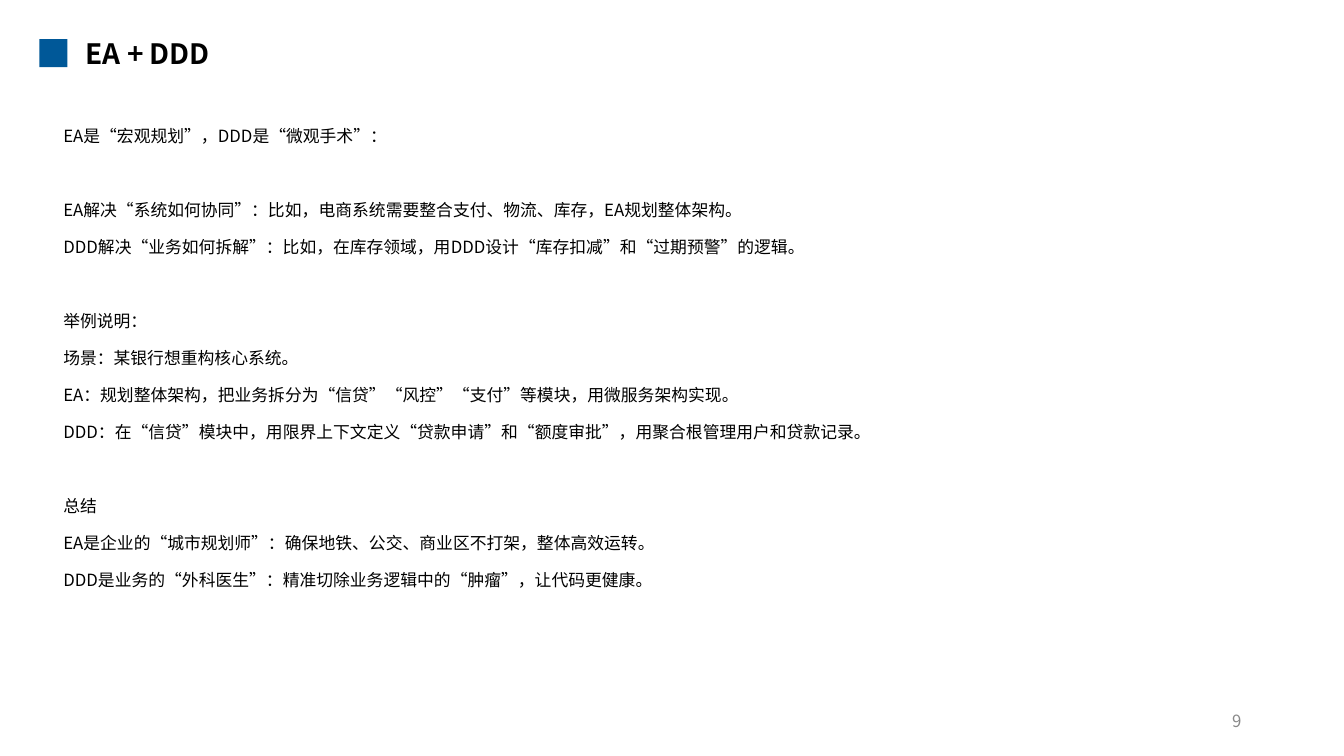
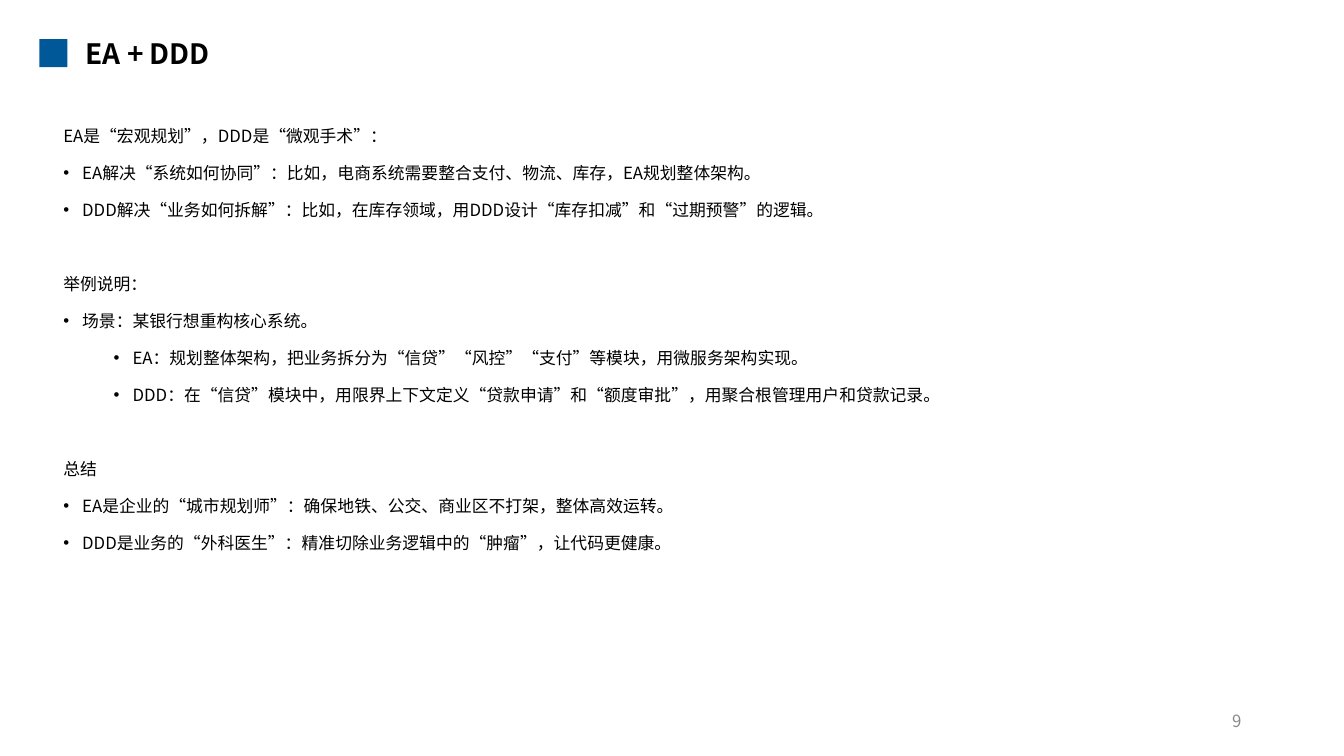
Before and after one commit to mengqinxue/KBase, a slide deck: slide 10 of 02_Architecture/Presentations/知识分享 - 架构重构.pptx. Drawn at 1344x756 pixels with LibreOffice and Linux fonts; fonts in the diff are those of the drawing. Boxes give left, top, right and bottom in pixels: in the first picture for what was removed or moved away, otherwise in the second. Text is boxed around its words. In the diff, an @@ line names an element or a change of style, - is before the commit and + after.

```diff
--- a/02_Architecture/Presentations/知识分享 - 架构重构.pptx
+++ b/02_Architecture/Presentations/知识分享 - 架构重构.pptx
@@ text at [82,165,940,551]: bullet none to •; list level 1 to 2 in "EA：规划整体架构，把业务拆分为“信贷”“风控”“支付”等模块，用微服务架构实现。"; list level 1 to 2 in "DDD：在“信贷”模块中，用限界上下文定义“贷款申请”和“额度审批”，用聚合根管理用户和贷款记录。" @@
```
Also in this commit, not shown: 5 other slides changed, 8 slides added, 2 slides removed.
